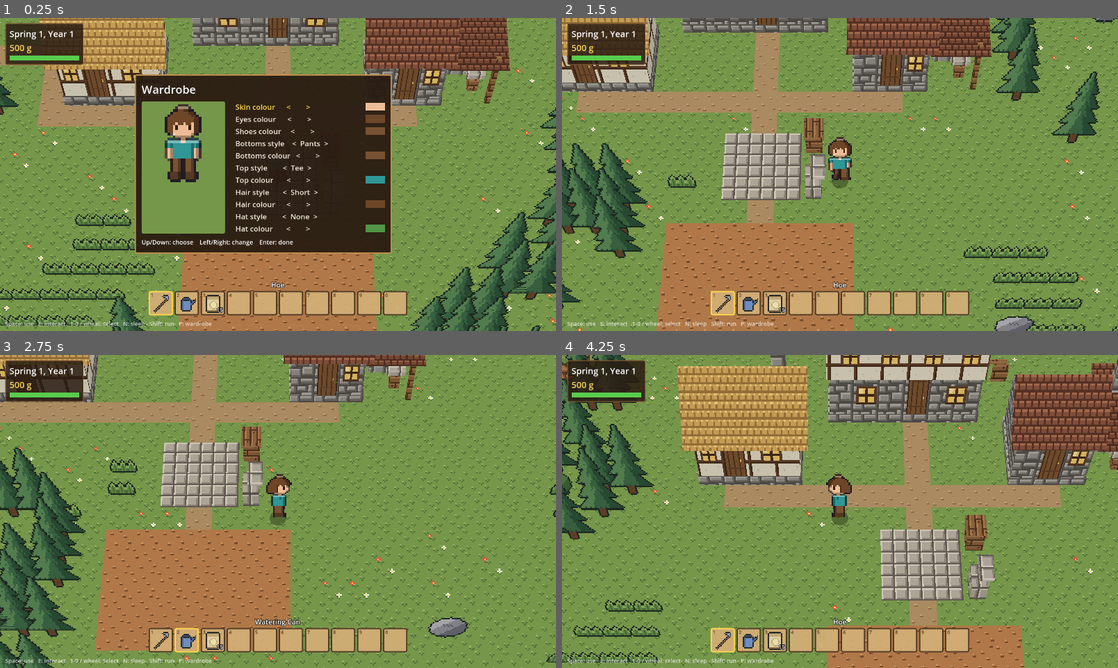
Above: before the commit, frames 1-4 (two rows, left to right).
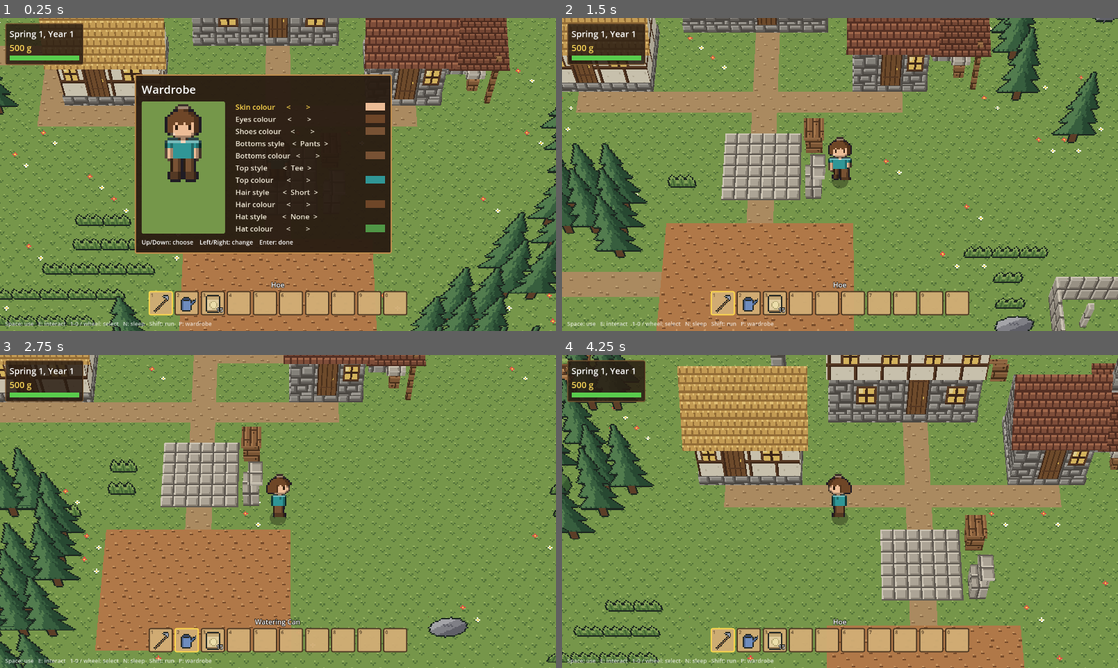
Above: after the commit, the same moments.

Repository: grimechristopher/procedural-game
Game: Godot game, scene res://scenes/main.tscn
Same seed, same stepped clock (60 frames per second), same inputs: the game is played once before the commit and once after it.
Inputs (mouse positions are in pixels of both pictures, inside the frame that each line leads up to):
- Up to frame 1 (0.25 s): no input
- Up to frame 2 (1.5 s): tap Enter (ui_accept) at 0.5, 0.77 s; move the mouse to (962, 158) at 0.52 s; hold D (move_right) 0.53-1.28 s; hold R (regenerate) 0.53-1.28 s; click (962, 158) at 0.67 s; tap Shift (run) at 0.8, 1.35 s; move the mouse to (728, 190) at 1.27 s; hold S (move_down) from 1.28 s (still down)
- Up to frame 3 (2.75 s): tap Enter (ui_accept) at 1.52 s; tap R (regenerate) at 1.55 s; move the mouse to (333, 442) at 2.02 s; release S (move_down) at 2.03 s; hold D (move_right) from 2.03 s (still down); hold Mouse wheel down (hotbar_next) from 2.03 s (still down); tap Shift (run) at 2.3 s
- Up to frame 4 (4.25 s): move the mouse to (812, 574) at 2.77 s; release D (move_right) at 2.78 s; release Mouse wheel down (hotbar_next) at 2.78 s; hold W (move_up) 2.78-3.53 s; tap Mouse wheel up (hotbar_prev) at 2.85 s; click (812, 574) at 2.92 s; tap Enter (ui_accept) at 3.02, 3.77 s; tap R (regenerate) at 3.05 s; move the mouse to (1006, 558) at 3.52 s; hold A (move_left) from 3.53 s (still down); hold E (interact) from 3.53 s (still down); tap Shift (run) at 3.8 s

The runs differ from the first frame. In frame 1, less than 0.1% of the frame differs, in the area x 89-96%, y 52-88%; in frame 2, 3.4%, in the area x 0-100%, y 2-100%; in frame 3, 0.7%; in frame 4, 0.3%.

Commit message:
Ledges and cliffs: rounded lips, one-tile faces, foot shadows
Every raised terrain edge gets an overlay (scripts/edges.gd): a rounded
grass lip that sweeps round convex corners, an earth face for ledges on
gentle ground or a rocky one for cliffs, and a soft shadow at its foot.
Gentle hills are now terraced ledges with diagonal corners like cliffs,
instead of grassy slopes; ramps still give the way up.

Co-Authored-By: Claude Opus 5.5 <noreply@anthropic.com>
Claude-Session: https://claude.ai/code/session_01QBAyNdiLYtBbpQzeaWaTYf

Diff:
--- /dev/null
+++ b/scripts/edges.gd
@@ -0,0 +1,251 @@
+class_name Edges
+extends RefCounted
+
+## The dressing on every raised edge of the terrain, HGSS style: a rounded
+## grass lip bulging over the edge, the face below it (earth for ledges on
+## gentle ground, rocky clods for cliffs), and a soft shadow on the ground
+## at its foot. Lips sweep round convex corners in a curve, so plateaus read
+## as rounded rather than as stacks of cubes.
+##
+## It's one mesh laid over the GridMap's blocks, built once per map from
+## the heights; the blocks underneath still define where you can walk.
+
+## The lip's cross-section, from the top edge outward and down: (how far
+## out, how far below the top). Heights are in blocks, out in cells.
+const LIP := [
+	Vector2(0.0, 0.0), Vector2(0.07, -0.02), Vector2(0.125, -0.06),
+	Vector2(0.155, -0.115), Vector2(0.14, -0.165), Vector2(0.085, -0.2), Vector2(0.0, -0.215),
+]
+## How far along the cross-section each step starts, 0..1, for wrapping
+## the lip tile over it.
+static var _lip_v := _lip_lengths()
+
+## Faces sit this far in front of the blocks' own sides.
+const FACE_OFFSET := 0.01
+const WATER_SURFACE := -0.25
+const SHADOW_WIDTH := 0.45
+const SHADOW_ALPHA := 0.35
+## Steps for a lip sweeping round a right-angle corner.
+const CORNER_STEPS := 4
+
+const T := GridWorld.Tile
+const SOLID_TOPS := [T.FULL, T.FULL_DIRT, T.ROCK]
+const WEDGES := [T.WEDGE, T.WEDGE_DIRT]
+## Things that can stand at the foot of a face without hiding it.
+const PROPS := [T.TREE, T.SNOW_TREE, T.BOULDER, T.BUSH, T.TALL_GRASS]
+
+
+## A node holding the edge meshes for the world's current terrain.
+static func build(world: GridWorld, heights: PackedInt32Array, terrain: Terrain) -> Node3D:
+	var segments := _find_segments(world, heights, terrain)
+	var faces := []
+	var shadow := SurfaceTool.new()
+	shadow.begin(Mesh.PRIMITIVE_TRIANGLES)
+	for s in segments:
+		faces += _lip(s.p0, s.p1, s.o, s.top)
+		faces.append(_face(s))
+		if not s.water:
+			_shadow(shadow, s)
+	faces += _corners(segments)
+	var root := Node3D.new()
+	root.name = "Edges"
+	if faces.is_empty():
+		return root
+	var mesh := MeshInstance3D.new()
+	mesh.name = "Lips"
+	mesh.mesh = world._build_mesh(faces, {}, world.block_material())
+	root.add_child(mesh)
+	var shadows := MeshInstance3D.new()
+	shadows.name = "Shadows"
+	shadows.cast_shadow = GeometryInstance3D.SHADOW_CASTING_SETTING_OFF
+	var mat := StandardMaterial3D.new()
+	mat.shading_mode = BaseMaterial3D.SHADING_MODE_UNSHADED
+	mat.transparency = BaseMaterial3D.TRANSPARENCY_ALPHA
+	mat.vertex_color_use_as_albedo = true
+	shadow.set_material(mat)
+	shadows.mesh = shadow.commit()
+	root.add_child(shadows)
+	return root
+
+
+## Every exposed edge: { p0, p1 (ends, in cells), o (outward), top, bottom
+## (in blocks), tex, water }.
+static func _find_segments(world: GridWorld, heights: PackedInt32Array, terrain: Terrain) -> Array:
+	var segments := []
+	var size := world.map_size
+	for z in size.y:
+		for x in size.x:
+			var c := Vector2i(x, z)
+			var h := heights[z * size.x + x]
+			if h < 0:
+				continue
+			var center := Vector2(x + 0.5, z + 0.5)
+			var tex: int = GridWorld.Tex.DIRT if terrain.is_cliffy(x, z) else GridWorld.Tex.LEDGE_SIDE
+			var top_item := world.get_cell_item(Vector3i(x, h - 1, z))
+			if h > 0 and top_item in WEDGES:
+				# The wedge's slanted face runs between the two corners
+				# beside its solid one, facing away from it.
+				var s := Vector2(world._corner_dir(c, h - 1))
+				segments.append({
+					p0 = center + Vector2(s.x, -s.y) * 0.5, p1 = center + Vector2(-s.x, s.y) * 0.5,
+					o = -s.normalized(), top = float(h), bottom = float(h - 1), tex = tex, water = false,
+				})
+				continue
+			if h > 0 and top_item not in SOLID_TOPS:
+				continue
+			if h == 0 and world.get_cell_item(Vector3i(x, GridWorld.GROUND_LAYER, z)) not in [T.GROUND, T.FLOWERS]:
+				continue
+			for d in GridWorld.ORTHOGONAL:
+				var n := c + d
+				if n.x < 0 or n.y < 0 or n.x >= size.x or n.y >= size.y:
+					continue
+				var hn := heights[n.y * size.x + n.x]
+				var water := hn < 0
+				if not water and hn >= h:
+					continue
+				if h == 0 and not water:
+					continue
+				# A ramp or stairs leaning on this face hides it.
+				var against := world.get_cell_item(Vector3i(n.x, h - 1, n.y))
+				if not water and against != GridMap.INVALID_CELL_ITEM and against not in PROPS:
+					continue
+				var t := Vector2(-d.y, d.x)
+				var mid := center + Vector2(d) * 0.5
+				segments.append({
+					p0 = mid - t * 0.5, p1 = mid + t * 0.5, o = Vector2(d),
+					top = float(h), bottom = WATER_SURFACE if water else float(hn), tex = tex, water = water,
+				})
+	return segments
+
+
+## The lip along a straight edge: one strip per step of the cross-section,
+## grass on top fading to a dark underside by the faces' shading.
+static func _lip(p0: Vector2, p1: Vector2, o: Vector2, top: float) -> Array:
+	var faces := []
+	for i in LIP.size() - 1:
+		var a: Vector2 = LIP[i]
+		var b: Vector2 = LIP[i + 1]
+		var pts := [
+			_at(p0 + o * a.x, top + a.y), _at(p1 + o * a.x, top + a.y),
+			_at(p1 + o * b.x, top + b.y), _at(p0 + o * b.x, top + b.y),
+		]
+		var u0 := _along(p0, o)
+		var u1 := u0 + p0.distance_to(p1)
+		faces.append([pts, _normal(o, a, b), GridWorld.Tex.LIP,
+			[Vector2(u0, _lip_v[i]), Vector2(u1, _lip_v[i]), Vector2(u1, _lip_v[i + 1]), Vector2(u0, _lip_v[i + 1])]])
+	return faces
+
+
+## The lip swept round a corner at p, from facing o0 to facing o1.
+static func _sweep(p: Vector2, o0: Vector2, o1: Vector2, top: float) -> Array:
+	var faces := []
+	var a0 := o0.angle()
+	var turn := wrapf(o1.angle() - a0, -PI, PI)
+	var steps := maxi(1, roundi(absf(turn) / (PI / 2.0) * CORNER_STEPS))
+	for k in steps:
+		var u0 := Vector2.from_angle(a0 + turn * k / steps)
+		var u1 := Vector2.from_angle(a0 + turn * (k + 1) / steps)
+		var mid := (u0 + u1).normalized()
+		for i in LIP.size() - 1:
+			var a: Vector2 = LIP[i]
+			var b: Vector2 = LIP[i + 1]
+			var pts := [
+				_at(p + u0 * a.x, top + a.y), _at(p + u1 * a.x, top + a.y),
+				_at(p + u1 * b.x, top + b.y), _at(p + u0 * b.x, top + b.y),
+			]
+			var w := 0.25 * (k + 1) / steps
+			var uvs := [Vector2(w - 0.25 / steps, _lip_v[i]), Vector2(w, _lip_v[i]),
+				Vector2(w, _lip_v[i + 1]), Vector2(w - 0.25 / steps, _lip_v[i + 1])]
+			if a.x == 0.0:
+				pts.remove_at(1)
+				uvs.remove_at(1)
+			elif b.x == 0.0:
+				pts.remove_at(2)
+				uvs.remove_at(2)
+			faces.append([pts, _normal(mid, a, b), GridWorld.Tex.LIP, uvs])
+	return faces
+
+
+## Rounds each convex corner where two edges at the same height meet.
+static func _corners(segments: Array) -> Array:
+	var ends := {}
+	for s in segments:
+		for p in [s.p0, s.p1]:
+			var key := Vector3i(roundi(p.x * 2.0), roundi(p.y * 2.0), roundi(s.top * 4.0))
+			if not ends.has(key):
+				ends[key] = []
+			ends[key].append(s)
+	var faces := []
+	for key in ends:
+		var at: Array = ends[key]
+		if at.size() != 2:
+			continue
+		var a: Dictionary = at[0]
+		var b: Dictionary = at[1]
+		var p := Vector2(key.x, key.y) / 2.0
+		var along_b: Vector2 = (b.p1 if b.p0.is_equal_approx(p) else b.p0) - p
+		if a.o.dot(along_b) < -0.01:
+			faces += _sweep(p, a.o, b.o, a.top)
+	return faces
+
+
+## The face under the lip, a hair in front of the blocks' own side, with
+## its tile hanging from the top edge so each block shows one tile.
+static func _face(s: Dictionary) -> Array:
+	var o: Vector2 = s.o * FACE_OFFSET
+	var pts := [_at(s.p0 + o, s.top), _at(s.p1 + o, s.top), _at(s.p1 + o, s.bottom), _at(s.p0 + o, s.bottom)]
+	var u0 := _along(s.p0, s.o)
+	var length: float = s.p0.distance_to(s.p1)
+	var uvs := [Vector2(u0, 0), Vector2(u0 + length, 0),
+		Vector2(u0 + length, s.top - s.bottom), Vector2(u0, s.top - s.bottom)]
+	return [pts, Vector3(s.o.x, 0, s.o.y), s.tex, uvs]
+
+
+## A strip of shade on the ground at the foot of a face, fading outward.
+static func _shadow(st: SurfaceTool, s: Dictionary) -> void:
+	var y: float = (s.bottom + 0.004) * GridWorld.BLOCK_HEIGHT
+	var near0 := Vector3(s.p0.x, y, s.p0.y)
+	var near1 := Vector3(s.p1.x, y, s.p1.y)
+	var out := Vector3(s.o.x, 0, s.o.y) * SHADOW_WIDTH
+	var dark := Color(0, 0, 0, SHADOW_ALPHA)
+	var clear := Color(0, 0, 0, 0)
+	for v in [[near0, dark], [near1, dark], [near1 + out, clear],
+			[near0, dark], [near1 + out, clear], [near0 + out, clear]]:
+		st.set_color(v[1])
+		st.set_normal(Vector3.UP)
+		st.add_vertex(v[0])
+
+
+## A point on the edge, in model units (heights in blocks; _build_mesh
+## stretches them to BLOCK_HEIGHT).
+static func _at(p: Vector2, y: float) -> Vector3:
+	return Vector3(p.x, y, p.y)
+
+
+## Outward normal of the cross-section step a -> b, facing o.
+static func _normal(o: Vector2, a: Vector2, b: Vector2) -> Vector3:
+	var d := b - a
+	return (Vector3(o.x, 0, o.y) * -d.y + Vector3.UP * d.x).normalized()
+
+
+## Where a texture starts along an edge from p, in world units, so
+## neighbouring edges' tiles line up.
+static func _along(p: Vector2, o: Vector2) -> float:
+	if absf(o.y) > 0.9:
+		return p.x
+	if absf(o.x) > 0.9:
+		return p.y
+	return 0.0
+
+
+## Cumulative length along LIP, as fractions of the whole: 0 at the top
+## edge, 1 at the underside.
+static func _lip_lengths() -> PackedFloat32Array:
+	var lengths := PackedFloat32Array([0.0])
+	for i in range(1, LIP.size()):
+		var step: Vector2 = LIP[i] - LIP[i - 1]
+		# Heights are stretched to BLOCK_HEIGHT on screen.
+		lengths.append(lengths[i - 1] + Vector2(step.x, step.y * GridWorld.BLOCK_HEIGHT).length())
+	for i in lengths.size():
+		lengths[i] /= lengths[lengths.size() - 1]
+	return lengths
--- a/scripts/follow_camera.gd
+++ b/scripts/follow_camera.gd
@@ -21,6 +21,9 @@
 
 func _ready() -> void:
 	fov = view_angle
+	# The camera is far off, so a far-off near plane keeps depth precise
+	# enough for faces laid a hair in front of others (Edges).
+	near = 1.0
 	var angle := deg_to_rad(pitch)
 	var target := Vector3(0, look_height, 0)
 	transform = Transform3D(Basis(Vector3.RIGHT, -angle),
--- a/scripts/world.gd
+++ b/scripts/world.gd
@@ -90,6 +90,7 @@
 enum Tex {
 	GRASS, GRASS_SIDE, DIRT, PATH, FLOWERS, STONE, PLANKS, TILLED, TILLED_WET, SOIL,
 	THATCH, SHINGLE, PLASTER, WINDOW, DOOR_TOP, DOOR_BOTTOM, FIELDSTONE, EMBERS,
+	LEDGE_SIDE, LIP,
 }
 const TEX_COLS := 4
 const TEX_ROWS := 5
@@ -135,6 +136,7 @@
 
 var _block_material: ShaderMaterial
 var _building_meshes: Node3D
+var _edges: Node3D
 
 
 func _ready() -> void:
@@ -154,6 +156,8 @@
 	buildings.clear()
 	for mesh in _building_meshes.get_children():
 		mesh.queue_free()
+	if _edges:
+		_edges.queue_free()
 	var rng := RandomNumberGenerator.new()
 	rng.seed = new_seed
 	var terrain := Terrain.new(new_seed)
@@ -180,6 +184,8 @@
 	_place_scenery(terrain, heights, reserved)
 	_connect_everything(heights, reserved)
 	_bury_covered_blocks()
+	_edges = Edges.build(self, heights, terrain)
+	add_child(_edges)
 
 
 # --- Terrain ------------------------------------------------------------------
@@ -256,9 +262,10 @@
 	return heights[cell.y * map_size.x + cell.x]
 
 
-## Stacks blocks to each cell's height, then dresses each one-block step:
-## grassy ramps and corner slopes on gentle ground, or cliffs with wedged
-## corners and the odd staircase where the terrain is cliffy.
+## Stacks blocks to each cell's height, then dresses the one-block steps
+## the way HGSS does: terraces with diagonal corners and the odd ramp up
+## them. (Edges dresses them as earth ledges on gentle ground and rocky
+## cliffs where the terrain is cliffy.)
 func _build_terrain(terrain: Terrain, heights: PackedInt32Array) -> void:
 	for z in map_size.y:
 		for x in map_size.x:
@@ -276,47 +283,19 @@
 			var cell := Vector2i(x, z)
 			if heights[z * map_size.x + x] < 0 or Vector2(cell).distance_to(Vector2(spawn_cell)) < settled:
 				continue
-			if terrain.is_cliffy(x, z):
-				_wedge_cliff_corner(cell, heights)
-			else:
-				_slope_step(cell, heights)
+			_wedge_corner(cell, heights)
 	for z in map_size.y:
 		for x in map_size.x:
-			if heights[z * map_size.x + x] >= 0 and terrain.is_cliffy(x, z):
+			if heights[z * map_size.x + x] >= 0:
 				_maybe_ramp(Vector2i(x, z), heights)
 
 
-## On gentle ground, turns a cell at the foot of a one-block step into a
-## grassy ramp (one higher side), an inner corner slope (two adjacent higher
-## sides, and the corner between them only a block up) or an outer corner
-## slope (only a diagonal higher). Ground climbing diagonally stays stepped.
-func _slope_step(cell: Vector2i, heights: PackedInt32Array) -> void:
-	var h := _height_at(heights, cell)
-	if get_cell_item(Vector3i(cell.x, h, cell.y)) != INVALID_CELL_ITEM:
-		return
-	var up: Array[Vector2i] = []
-	for d in ORTHOGONAL:
-		if _height_at(heights, cell + d) == h + 1:
-			up.append(d)
-	if up.size() == 1 and _height_at(heights, cell - up[0]) <= h:
-		set_slope(cell, h, Tile.HILL_RAMP, up[0])
-	elif up.size() == 2 and up[0] != -up[1] and _height_at(heights, cell + up[0] + up[1]) == h + 1:
-		set_corner(cell, h, Tile.CORNER_INNER, up[0] + up[1])
-	elif up.is_empty():
-		var diagonal_up: Array[Vector2i] = []
-		for d in DIAGONAL:
-			if _height_at(heights, cell + d) == h + 1:
-				diagonal_up.append(d)
-		if diagonal_up.size() == 1:
-			set_corner(cell, h, Tile.CORNER_OUTER, diagonal_up[0])
-
-
-## On cliffy ground, cuts a plateau's outside corner at 45 degrees: a cell
+## Cuts a plateau's outside corner at 45 degrees: a cell
 ## whose two neighbours on adjacent sides, and the diagonal between them,
 ## are a block lower, with level plateau on the other sides and diagonal.
 ## (Ground that keeps climbing diagonally stays stepped: wedging every step
 ## would leave cells joined only at their corners.)
-func _wedge_cliff_corner(cell: Vector2i, heights: PackedInt32Array) -> void:
+func _wedge_corner(cell: Vector2i, heights: PackedInt32Array) -> void:
 	var h := _height_at(heights, cell)
 	if h < 1:
 		return
Binary file changed: assets/tileset.png
Not shown, changed: documentation/art/README.md
Not shown, changed: tools/make_tileset.py
